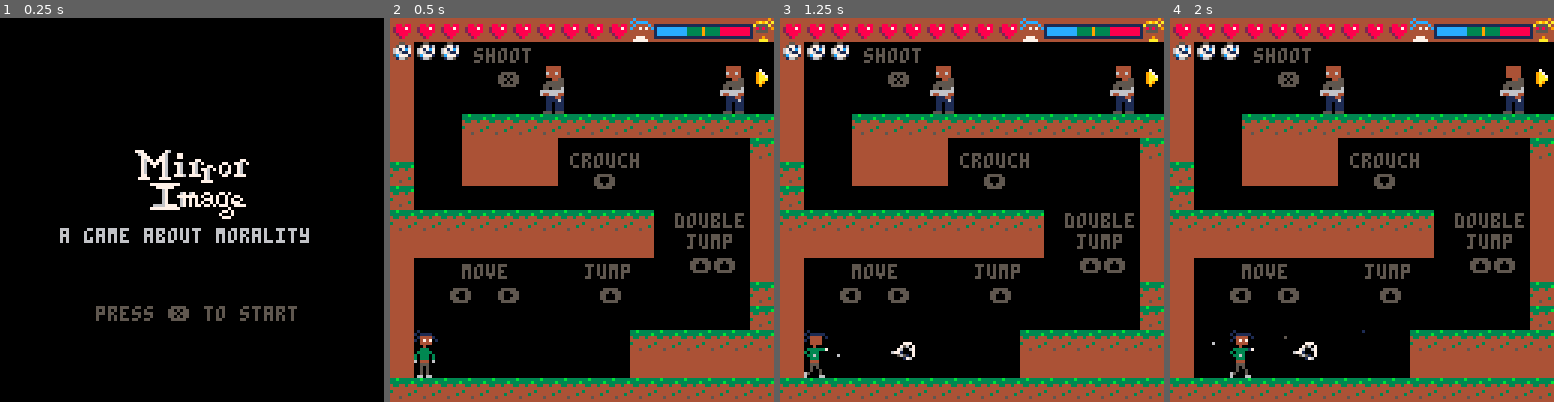
Above: before the commit, frames 1-4 (left to right).
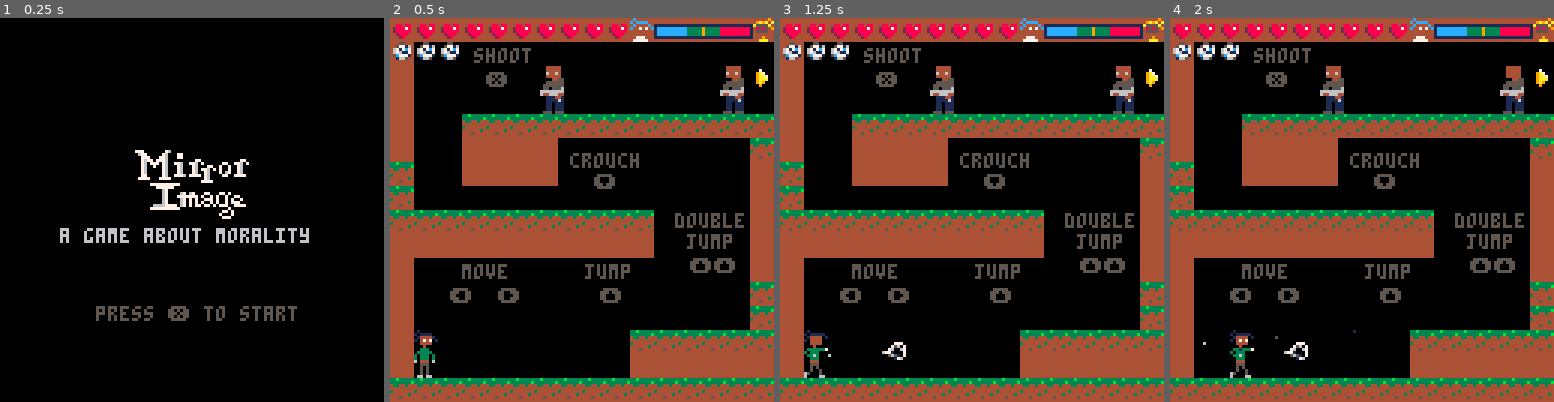
Above: after the commit, the same moments.

Repository: xMunchy/Mirror_Image
Game: PICO-8 cartridge prog.p8
Same seed, same stepped clock (60 frames per second), same inputs: the game is played once before the commit and once after it.
Inputs:
- Up to frame 1 (0.25 s): no input
- Up to frame 2 (0.5 s): tap X (X key) at 0.33 s
- Up to frame 3 (1.25 s): tap O (Z key) at 0.7 s; tap X (X key) at 1.07 s
- Up to frame 4 (2 s): hold Right from 1.6 s (still down); tap O (Z key) at 1.7 s; tap X (X key) at 1.85 s

Frame 1 is identical in both runs. In frame 2, 0.2% of the frame differs, in the area x 25-34%, y 14-18%; in frame 3, 0.5%; in frame 4, 0.5%, in the area x 8-51%, y 14-90%.

Commit message:
fix "too close to shoot"

Diff:
--- a/prog.p8
+++ b/prog.p8
@@ -640,11 +640,11 @@
       blast[k].y = player.y+4
     end
     if player.flipped then --left
-      blast[k].x = player.x-blast.w+1
+      blast[k].x = player.x-blast.w/2
       blast[k].mx = -blast.speed
       blast[k].flipped = true
     else --right
-      blast[k].x = player.x+player.w-1
+      blast[k].x = player.x+player.w/2
       blast[k].mx = blast.speed
       blast[k].flipped = false
     end
@@ -662,10 +662,10 @@
   --move only valid blasts
   if blast[i].y>0 then
    blast[i].x += blast[i].mx
+   --check enemy collision
+   blast_hit(i)
    --check wall collision
    blast_hit_wall(i)
-   --check enemy collision
-   blast_hit(i)
   end--end if
  end--end for
 end
@@ -1403,7 +1403,7 @@
       print("crouch",60,45,5)
       print("  ⬇️  ",60,52,5)
       print("shoot",28,10,5)
-      print("  ❎  ",28,18,5)
+      print(" ❎  ",28,18,5)
     elseif levels[lvl]==19 then --morality tutorial
       print("morality is physical",24,80,5)
       print("start!",104,16,5)
